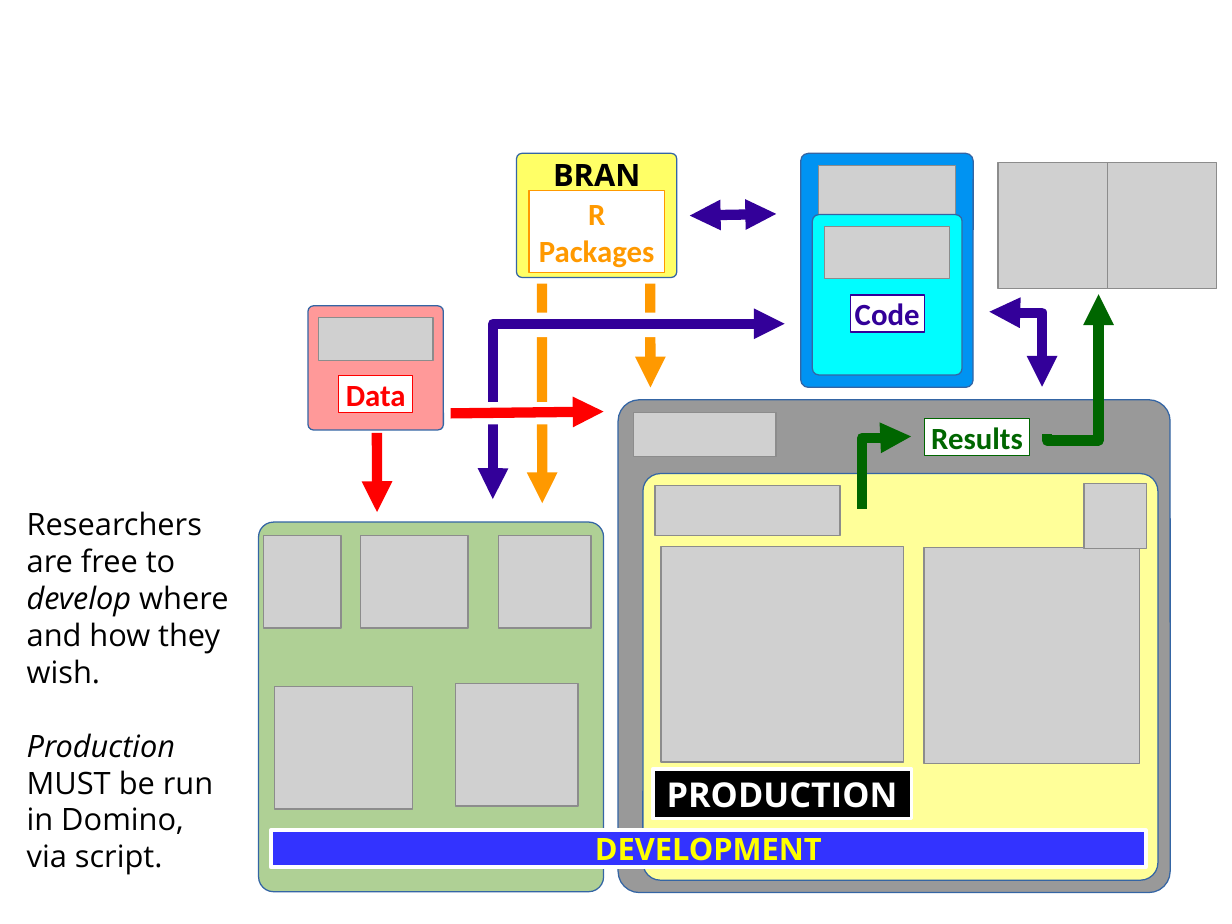
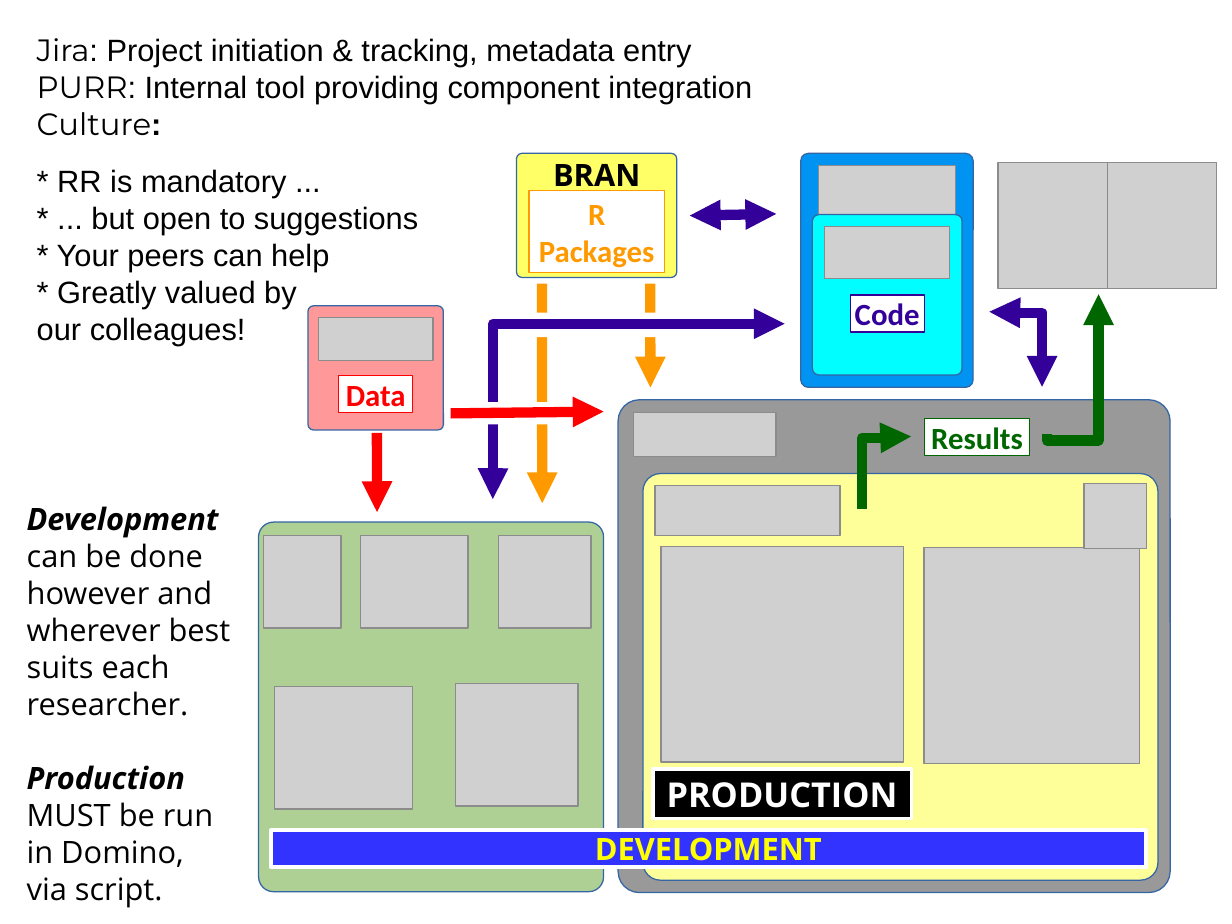
Before and after one commit to maptracker/EARL-2018, a slide deck: slide 2 of BCBB Lightning Talk/BCBB Lightning Talk.odp. Drawn at 1232x924 pixels with LibreOffice and Linux fonts; fonts in the diff are those of the drawing; grey boxes stand for pictures. Boxes give left, top, right and bottom in pixels: in the first picture for what was removed or moved away, otherwise in the second. Text is boxed around its words. In the diff, an @@ line names an element or a change of style, - is before the commit and + after.

```diff
--- a/BCBB Lightning Talk/BCBB Lightning Talk.odp
+++ b/BCBB Lightning Talk/BCBB Lightning Talk.odp
@@ text added at (x1=37, y1=38, x2=752, y2=136), 18 pt, text #000000 @@
+Jira: Project initiation & tracking, metadata entry
+PURR: Internal tool providing component integration
+Culture:
@@ text added at (x1=37, y1=169, x2=418, y2=345), 18 pt, text #000000 @@
+* RR is mandatory ...
+* ... but open to suggestions
+* Your peers can help
+* Greatly valued by
+our colleagues!
@@ text at (x1=27, y1=506, x2=231, y2=716): text changed @@
-Researchers are free to develop where and how they wish.
+Development can be done however and wherever best suits each researcher.
@@ text at (x1=27, y1=765, x2=213, y2=908): bold on in "Production" @@
```
Also in this commit, not shown: 1 other slide changed.
